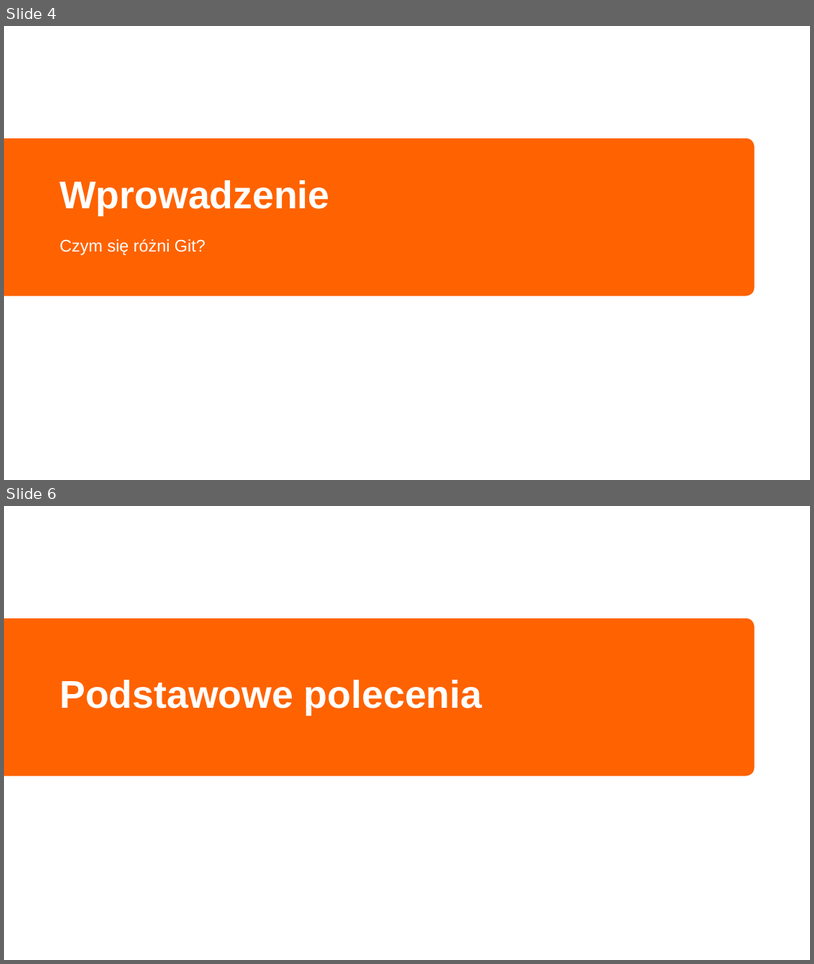
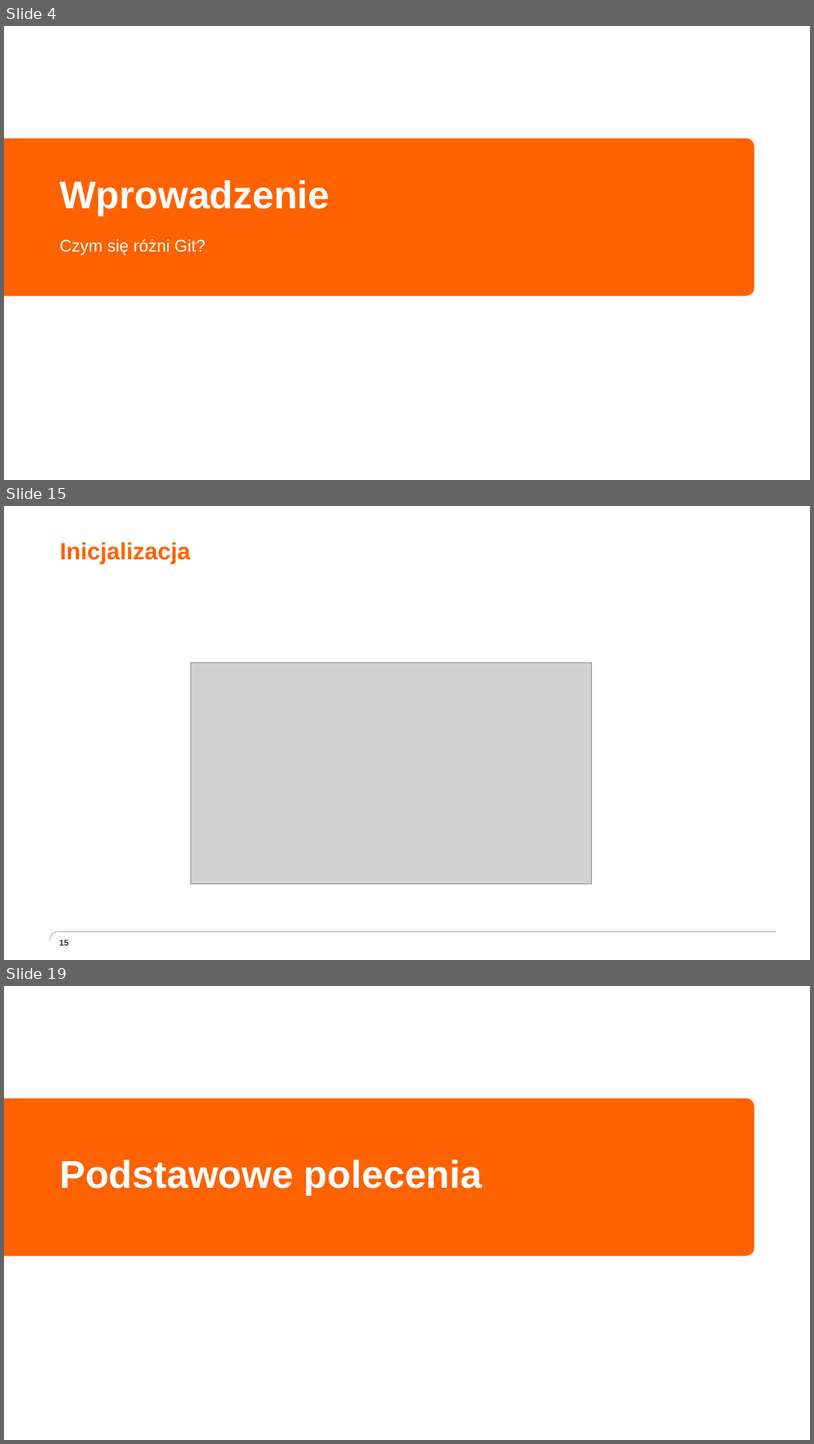
Before and after one commit to grazin/materialy, a slide deck: Programowanie użytkowe - Git.pptx. Shown one above the other, each under a label of ours: slides 4 and 6 before the commit, slides 4, 15 and 19 after it; the slides between them are not shown. The pictures are 814x964 and 814x1444 pixels, drawn with LibreOffice and Linux fonts; fonts in the diff are those of the drawing; grey boxes stand for pictures; background and template pictures are left out. Boxes give left, top, right and bottom in pixels: in the first picture for what was removed or moved away, otherwise in the second. Text is boxed around its words. In the diff, an @@ line names an element or a change of style, - is before the commit and + after.

```diff
--- a/Programowanie użytkowe - Git.pptx
+++ b/Programowanie użytkowe - Git.pptx
@@ slide 15 added at box(4, 506, 810, 960), background #FFFFFF @@
@@ title added at box(60, 542, 190, 564), 28 pt, text #FF6200, bold @@
+Inicjalizacja
@@ picture added at box(191, 663, 592, 883) @@
@@ freeform shape added at box(50, 932, 777, 939), outline #333333 0.25 pt @@
@@ page number added at box(59, 939, 69, 945), 10 pt, text #333333, bold @@
+15
@@ what was slide 6 is now slide 19 @@
```
Also in this commit, not shown: 2 slides changed, 13 other slides added.
